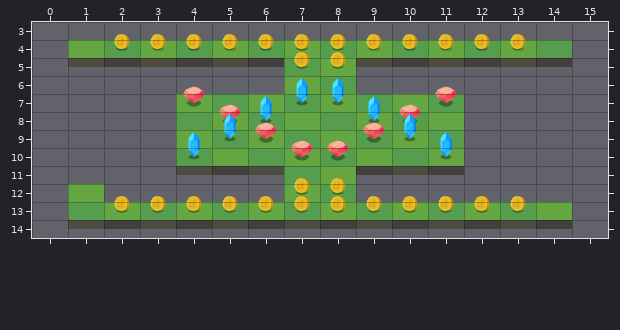
Two versions of a level (Tiled map (JSON), maps/stage2.json). Above, as it was before the edit.
Cells are 64x32 px. Shown: x 0..15, y 3..14.
After:
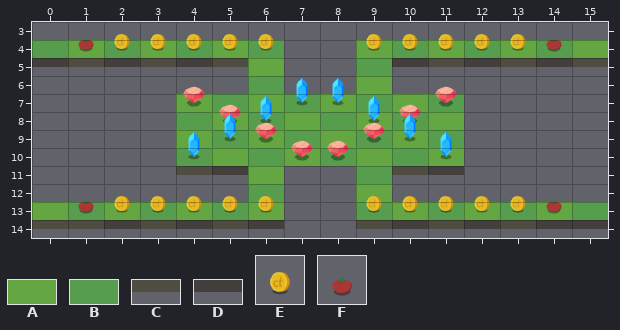
Key: from "ground": A 0, B 1, C 2, D 3; from "objects": E 29, F 36.
_ is an empty cell.
What changed:
Layer "ground":
y 4: x 0 _ -> B; x 7..8 AB -> __; x 15 _ -> A
y 5: x 0 _ -> D; x 6..9 DBAC -> A__B; x 15 _ -> C
y 6: x 6..9 _AB_ -> B__A
y 11: x 6..9 CBAD -> A__B
y 12: x 1 A -> _; x 6..9 _AB_ -> B__A
y 13: x 0 _ -> A; x 7..8 BA -> __; x 15 _ -> B
y 14: x 0 _ -> C; x 7..8 CD -> __; x 15 _ -> D
Layer "items":
y 4: x 1 _ -> F; x 7..8 EE -> __; x 14 _ -> F
y 5: x 7..8 EE -> __
y 12: x 7..8 EE -> __
y 13: x 1 _ -> F; x 7..8 EE -> __; x 14 _ -> F
Where, in picture pixels (left, top, right, bottom), the same in both pictures:
added: (32, 39, 94, 67)
changed: (248, 34, 392, 94)
added: (546, 39, 608, 67)
changed: (248, 166, 392, 229)
changed: (32, 184, 104, 229)
added: (546, 201, 608, 229)
